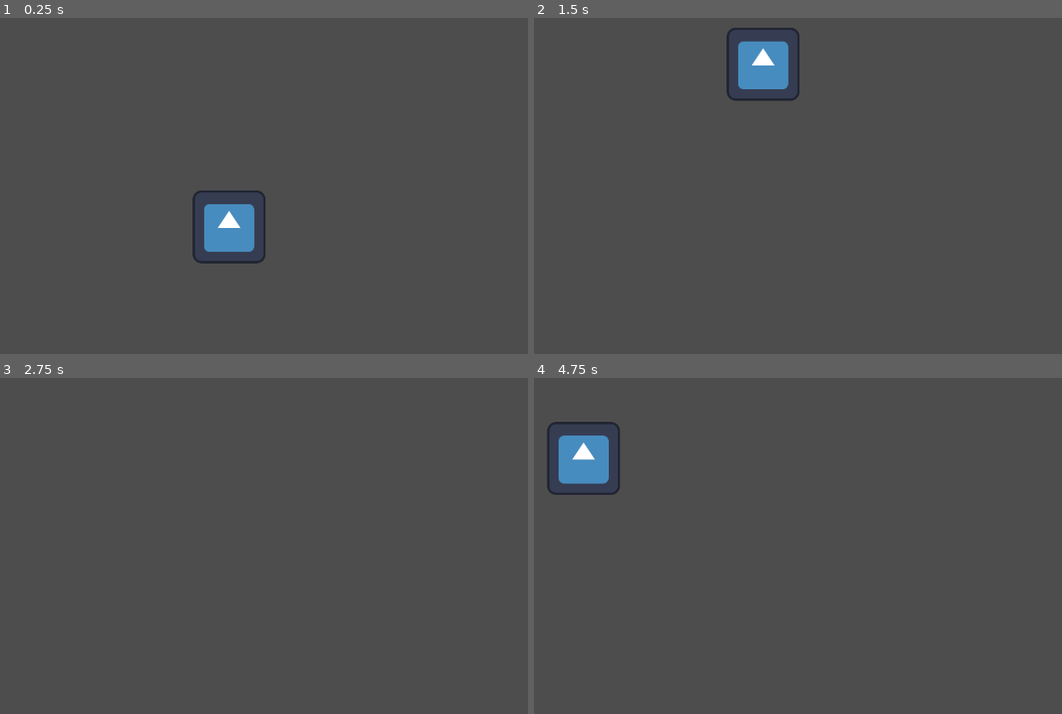
Above: before the commit, frames 1-4 (two rows, left to right).
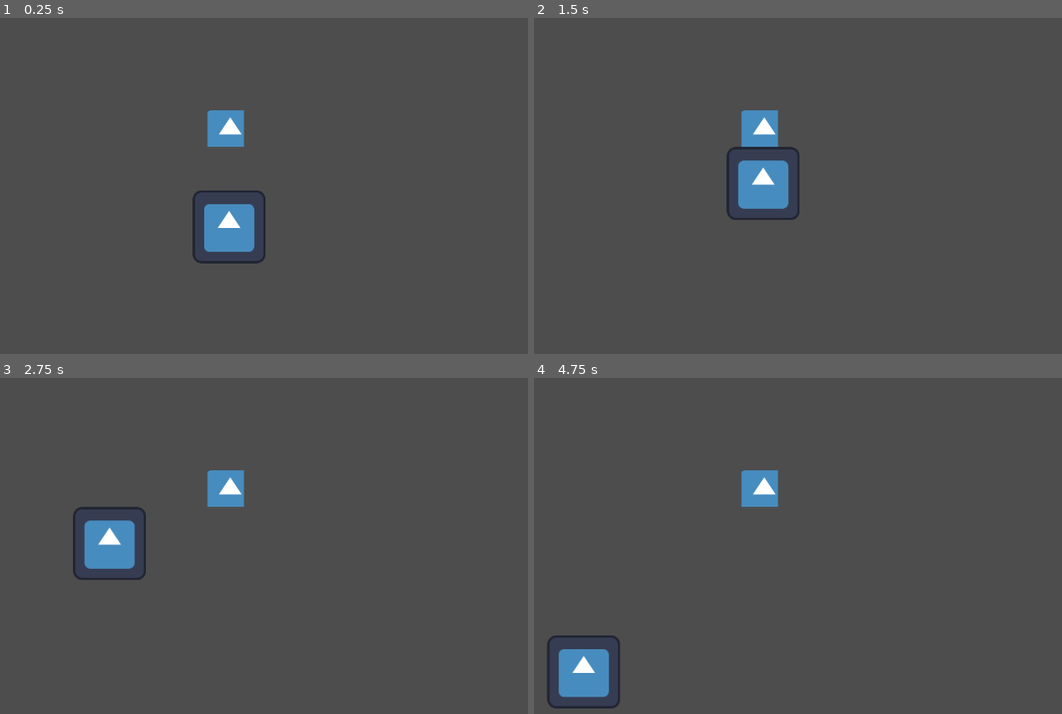
Above: after the commit, the same moments.

Repository: Indivicivet/ludumdare54
Game: Godot game, scene res://ludumdare54.tscn
The game is run twice, just before and just after one commit, with the same random seed, the same clock (stepped at 60 frames per second) and the same inputs. The engine's default icon, where the game draws it, is replaced by a stand-in: a white triangle on a blue panel in a dark square.
Inputs:
- Up to frame 1 (0.25 s): no input
- Up to frame 2 (1.5 s): tap Enter at 0.5 s; hold Up (up) from 0.53 s (still down)
- Up to frame 3 (2.75 s): release Up (up) at 2.03 s; hold Left (left) from 2.03 s (still down)
- Up to frame 4 (4.75 s): release Left (left) at 3.53 s; hold Down (down) 3.53-4.28 s; hold Right (right) from 4.28 s (still down)

The runs differ from the first frame. In frame 1, 0.8% of the frame differs, in the area x 39-47%, y 27-39%; in frame 2, 4.3%, in the area x 36-51%, y 2-61%; in frame 3, 2.6%; in frame 4, 4.3%.

Commit message:
add a block

Diff:
--- a/ludumdare54.tscn
+++ b/ludumdare54.tscn
@@ -1,7 +1,10 @@
-[gd_scene load_steps=3 format=3 uid="uid://b4o7w1uc8bq1o"]
+[gd_scene load_steps=4 format=3 uid="uid://b4o7w1uc8bq1o"]
 
 [ext_resource type="Texture2D" uid="uid://dql0beg06i55b" path="res://icon.svg" id="1_7c11r"]
 [ext_resource type="Script" path="res://player.gd" id="1_40gfe"]
+
+[sub_resource type="RectangleShape2D" id="RectangleShape2D_0201y"]
+size = Vector2(64, 64)
 
 [node name="Node2D" type="Node2D"]
 
@@ -14,3 +17,14 @@
 
 [node name="CollisionPolygon2D" type="CollisionPolygon2D" parent="CharacterBody2D"]
 polygon = PackedVector2Array(64, -59.6, 64, 59, 59.6, 64, -59, 64, -64, 59.6, -64, -59.6, -59, -63.9, 59, -64)
+
+[node name="block" type="StaticBody2D" parent="."]
+position = Vector2(396, 194)
+
+[node name="Sprite2D" type="Sprite2D" parent="block"]
+texture = ExtResource("1_7c11r")
+region_enabled = true
+region_rect = Rect2(24, 24, 64, 64)
+
+[node name="CollisionShape2D" type="CollisionShape2D" parent="block"]
+shape = SubResource("RectangleShape2D_0201y")
